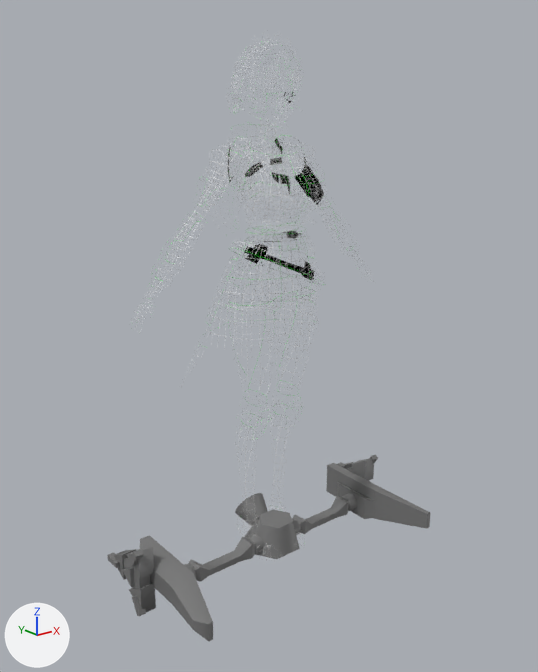
A saved change to the FBX model Document/서원준/character/5_fbx/6_애니/ani_shield_2.fbx.
Both versions are drawn from a camera (50 mm lens) standing at (-1.389, -1.72, 1.424) and looking at (-0.032, -0.024, 0.745). The lights are fixed; the arrows at lower left show +X, +Y and +Z. Where no turn or scale is listed for an object, it has been applied to the vertices.

Objects in the first picture: '02_breast armor_skin', '03_skirt_skin', '07_hair_02_skin', 'body_total_skin', 'shield_BOOST_skin'.
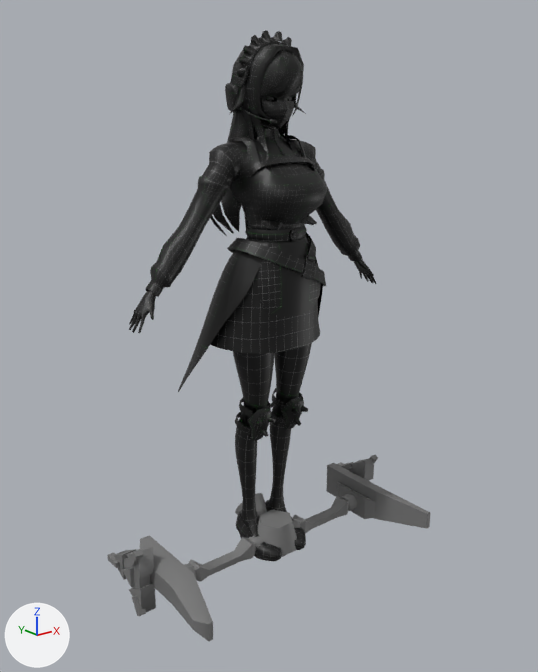
What differs and where, as boxes [x1, y1, x2, y2] in the pictures (538 x 672 px):
'03_skirt_skin', surface changed
    both: [178, 225, 323, 392]
'01_shirt_skin', surface changed
    both: [146, 127, 362, 297]
'body_total_skin', surface changed
    both: [218, 120, 339, 546]
'02_breast armor_skin', surface changed
    both: [230, 135, 327, 230]
'07_hair_02_skin', surface changed
    both: [207, 43, 306, 236]
'03-1_belt_skin', surface changed
    both: [227, 232, 326, 286]
'05_head gear_skin', surface changed
    both: [225, 30, 292, 124]
'06_hair_01_skin', surface changed
    both: [260, 51, 303, 100]
'knee_guard_03_skin', surface changed
    both: [247, 396, 308, 441]
'body_face_skin', surface changed
    both: [258, 66, 301, 128]
'body_hand_skin', surface changed
    both: [129, 258, 376, 333]
'04_shoes_skin', surface changed
    both: [236, 499, 306, 561]
'knee_guard_02_skin', surface changed
    both: [235, 388, 302, 434]
'knee_guard_01_skin', surface changed
    both: [242, 395, 290, 427]

What the commit changed:
Material 'Material #390' (mat_material__390) changes its picture from img_shield_skirt_tga to img_shield_skirt_tga.
